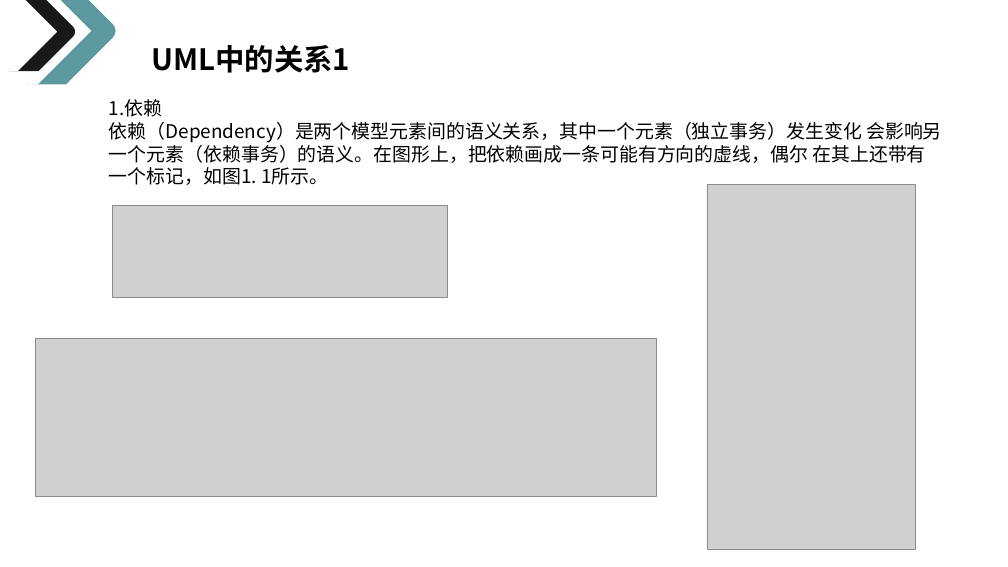
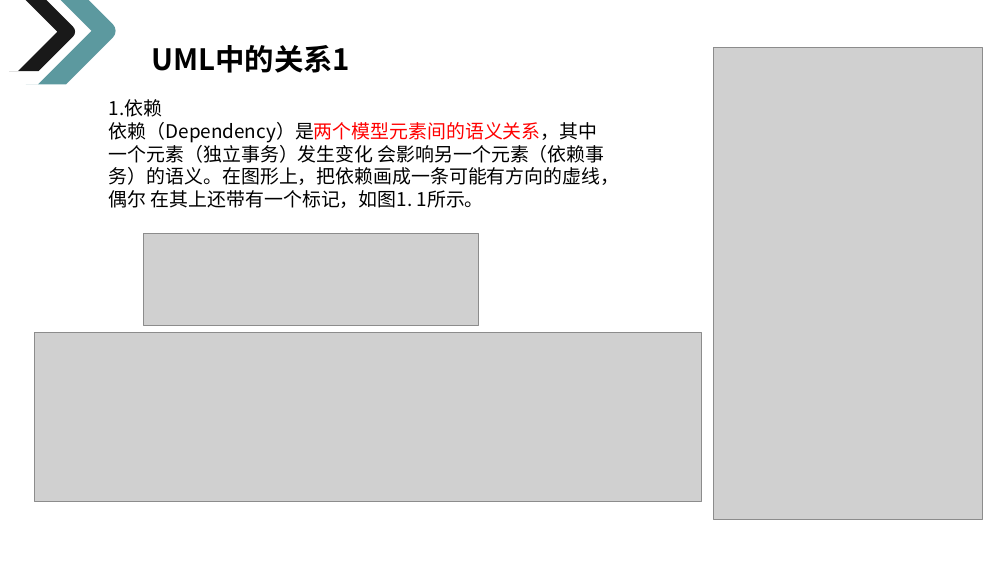
Before and after one commit to on6nx/requirement, a slide deck: slide 18 of uml1/G07翻转课堂1.pptx (slide 15 before the commit). Drawn at 1008x567 pixels with LibreOffice and Linux fonts; fonts in the diff are those of the drawing; grey boxes stand for pictures. Boxes give left, top, right and bottom in pixels: in the first picture for what was removed or moved away, otherwise in the second. Text is boxed around its words. In the diff, an @@ line names an element or a change of style, - is before the commit and + after.

```diff
--- a/uml1/G07翻转课堂1.pptx
+++ b/uml1/G07翻转课堂1.pptx
@@ picture: place and size @@
-picture at bbox=[707, 185, 916, 550]
+picture at bbox=[714, 48, 983, 520]
@@ text at bbox=[109, 122, 619, 208]: text colour #000000 to #FF0000 in "依赖（Dependency）是两个模型元素间的语义关系，其中一个元素（独立事务）发生变化" @@
@@ picture: place and size @@
-picture at bbox=[113, 206, 448, 298]
+picture at bbox=[144, 234, 479, 326]
@@ picture: place and size @@
-picture at bbox=[36, 339, 656, 496]
+picture at bbox=[34, 332, 701, 501]
```
Also in this commit, not shown: 3 other slides changed, 3 slides added, 1 other file.
